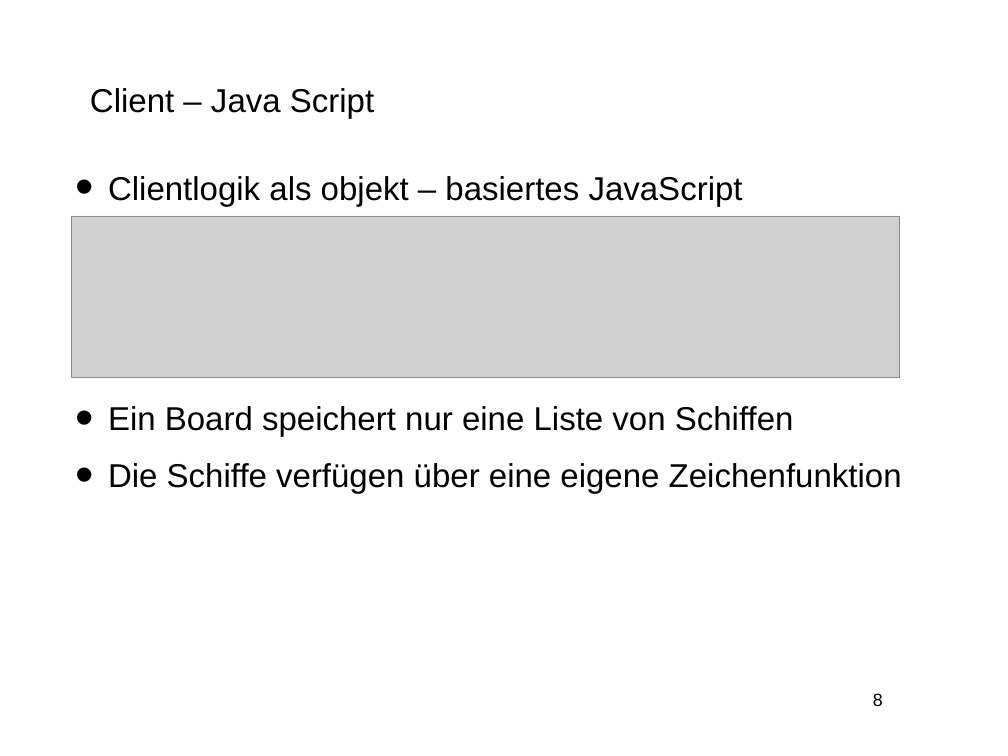
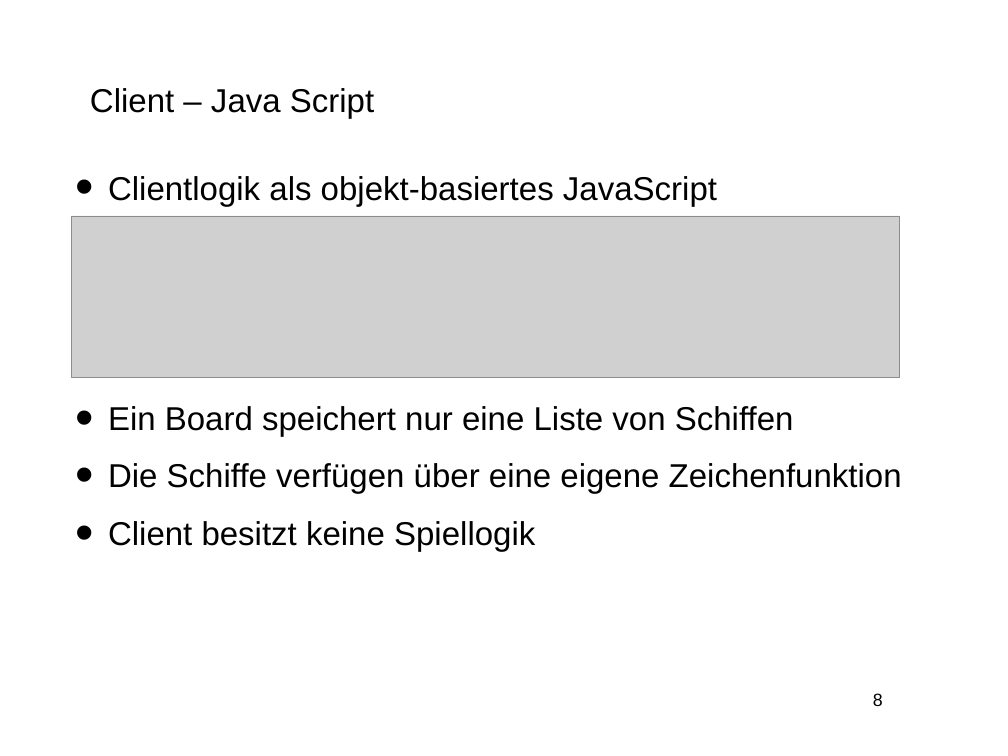
Before and after one commit to 4x4is18/Schiffeversenken, a slide deck: slide 8 of Präsentationen/Abschlusspräsentation/folien.odp. Drawn at 1008x756 pixels with LibreOffice and Linux fonts; fonts in the diff are those of the drawing; grey boxes stand for pictures; background and template pictures are left out. Boxes give left, top, right and bottom in pixels: in the first picture for what was removed or moved away, otherwise in the second. Text is boxed around its words. In the diff, an @@ line names an element or a change of style, - is before the commit and + after.

```diff
--- a/Präsentationen/Abschlusspräsentation/folien.odp
+++ b/Präsentationen/Abschlusspräsentation/folien.odp
@@ text at <box>108,176,717,206</box>: text changed @@
-• Clientlogik als objekt – basiertes JavaScript
+• Clientlogik als objekt-basiertes JavaScript
@@ text at <box>108,521,535,552</box>: paragraph added @@
+• Client besitzt keine Spiellogik
```
Also in this commit, not shown: 11 other slides changed, 2 slides added, 2 slides removed, 1 other file.
